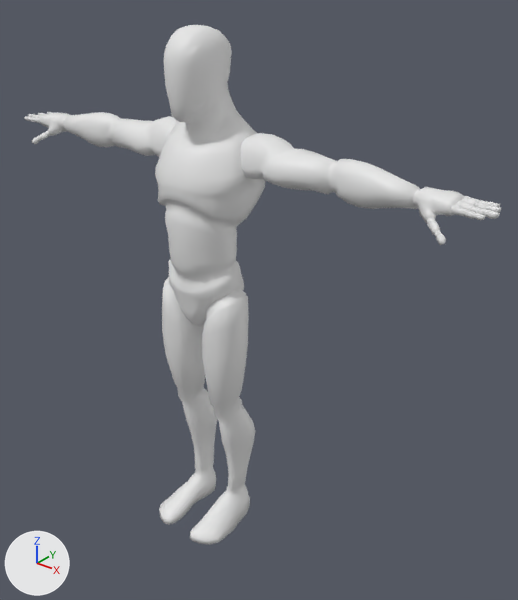
An edit to the glTF model public/models/mannequin.glb, drawn before and after from the same camera.
Both versions are drawn from a 50 mm lens placed at (1.56, -1.66, 2.02), pointed at (0.03, 0.26, 0.84). Lighting does not change. The marker at lower left points along +X, +Y and +Z. The picture after the commit comes second.

Objects in the first picture: 'Mannequin'.
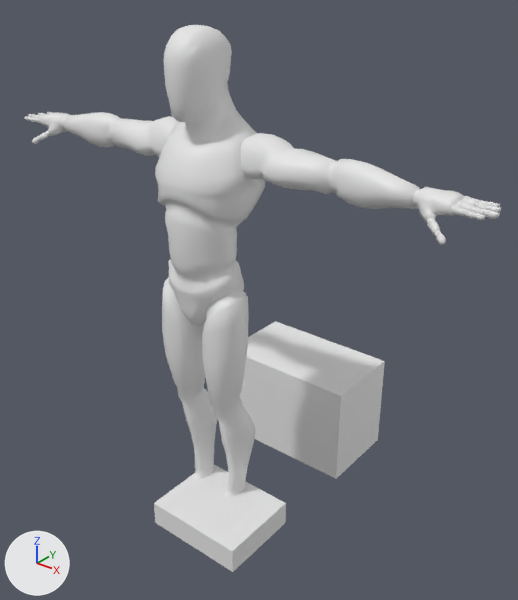
Pixel boxes (x1, y1, x2, y2) of what changed, in the pictures (518 x 600 px):
'prop_bench', added
    after: (239, 321, 385, 479)
'prop_step', added
    after: (154, 464, 286, 572)

Patch to the scene script:
```diff
--- a/public/models/mannequin.glb.py
+++ b/public/models/mannequin.glb.py
@@ me_cube_001 @@
+me_cube_001.from_pydata(...)  # a box spanning x -0.111..0.289, y -0.22..0.1, z 0.0..0.1
@@ me_cube @@
+me_cube.from_pydata(...)  # a box spanning x -0.3..0.3, y 0.445..0.795, z 0.0..0.42
@@ ob_prop_step @@
+ob_prop_step = bpy.data.objects.new('prop_step', me_cube_001)
+ob_prop_step.location = (0.0, 0.0, 0.0)
@@ ob_prop_bench @@
+ob_prop_bench = bpy.data.objects.new('prop_bench', me_cube)
+ob_prop_bench.location = (0.0, 0.0, 0.0)
```
